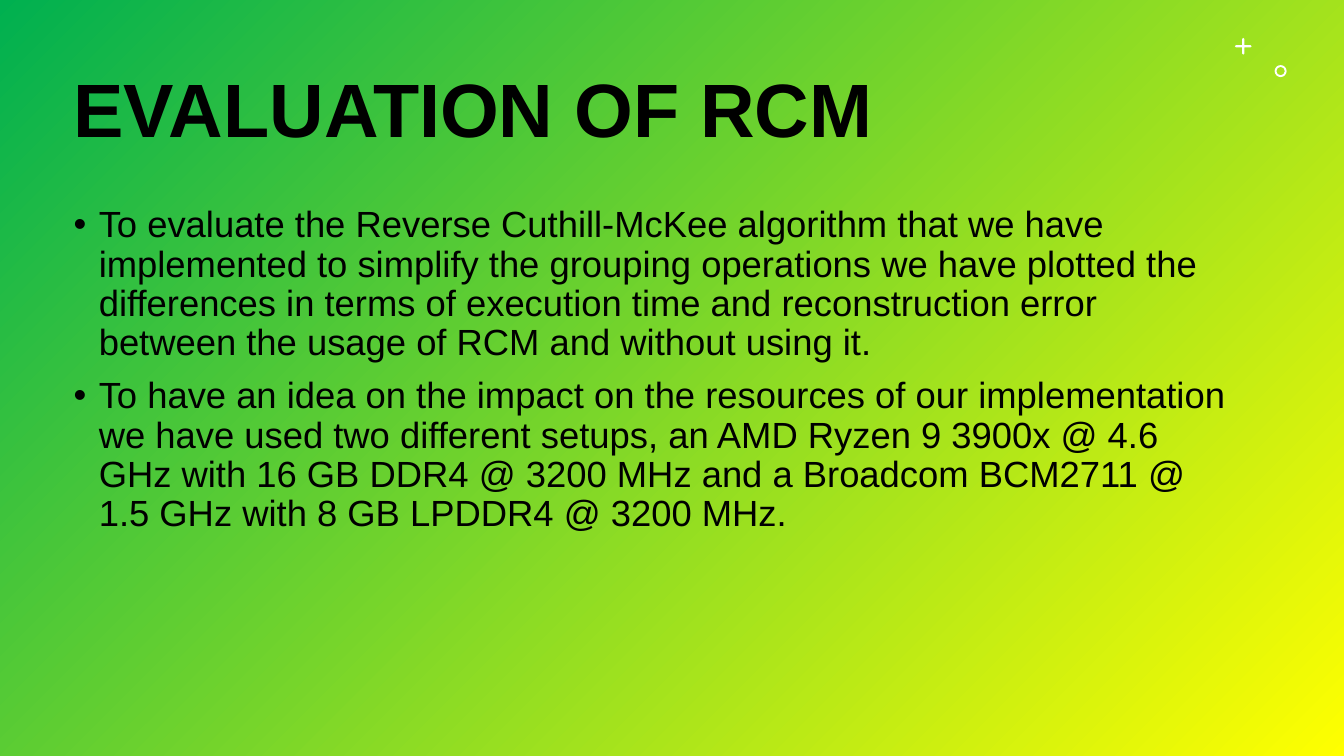
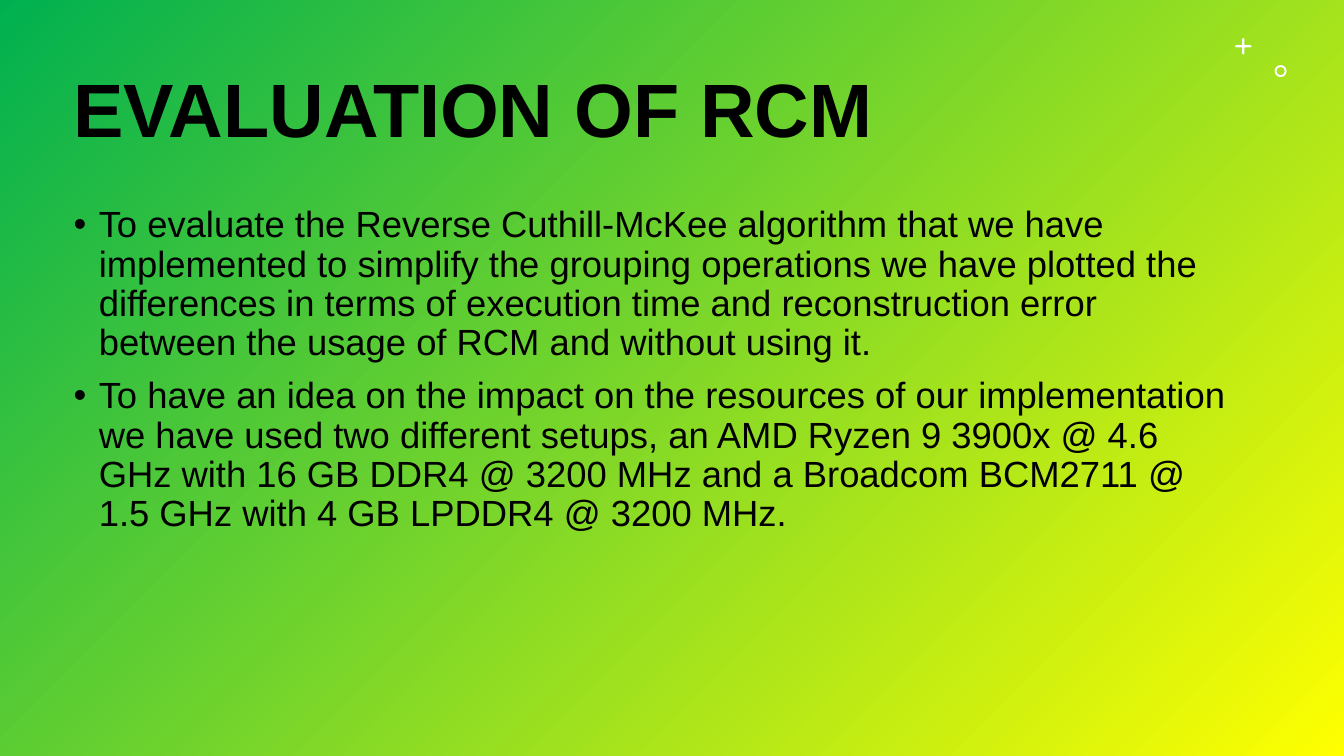
Before and after one commit to Durante94/Data-Protection-Privacy, a slide deck: slide 14 of Presentazione/presentazione.pptx. Drawn at 1344x756 pixels with LibreOffice and Linux fonts; fonts in the diff are those of the drawing. Boxes give left, top, right and bottom in pixels: in the first picture for what was removed or moved away, otherwise in the second. Text is boxed around its words. In the diff, an @@ line names an element or a change of style, - is before the commit and + after.

```diff
--- a/Presentazione/presentazione.pptx
+++ b/Presentazione/presentazione.pptx
@@ text at <box>99,381,1225,527</box>: text changed @@
-• To have an idea on the impact on the resources of our implementation we have used two different setups, an AMD Ryzen 9 3900x @ 4.6 GHz with 16 GB DDR4 @ 3200 MHz and a Broadcom BCM2711 @ 1.5 GHz with 8 GB LPDDR4 @ 3200 MHz.
+• To have an idea on the impact on the resources of our implementation we have used two different setups, an AMD Ryzen 9 3900x @ 4.6 GHz with 16 GB DDR4 @ 3200 MHz and a Broadcom BCM2711 @ 1.5 GHz with 4 GB LPDDR4 @ 3200 MHz.
```
Also in this commit, not shown: 1 other file.
